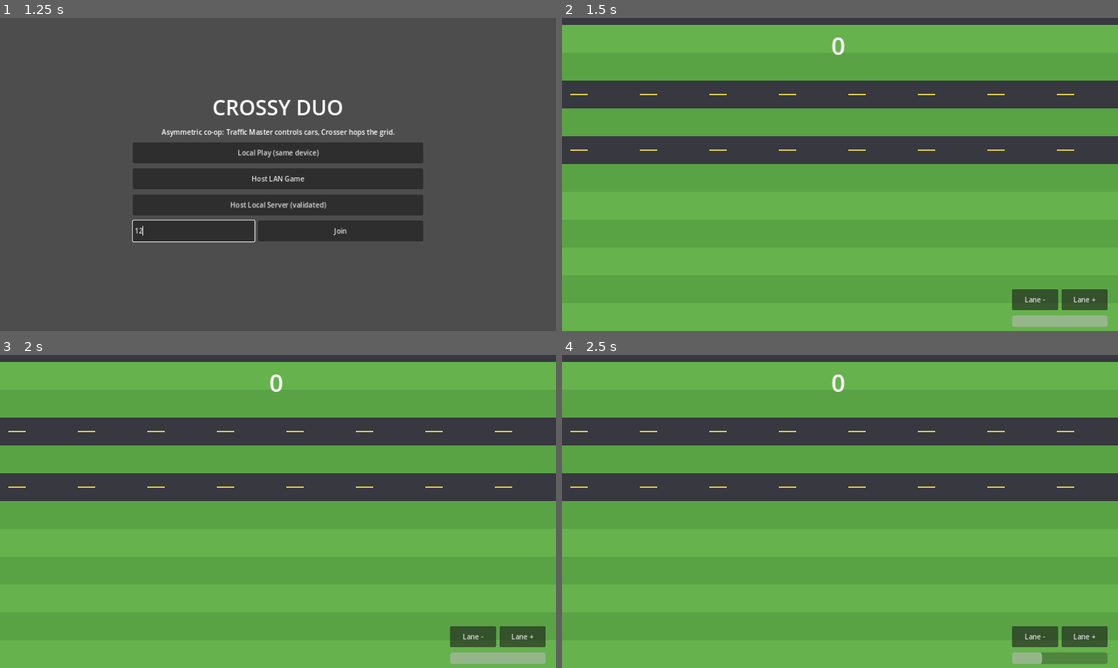
Above: before the commit, frames 1-4 (two rows, left to right).
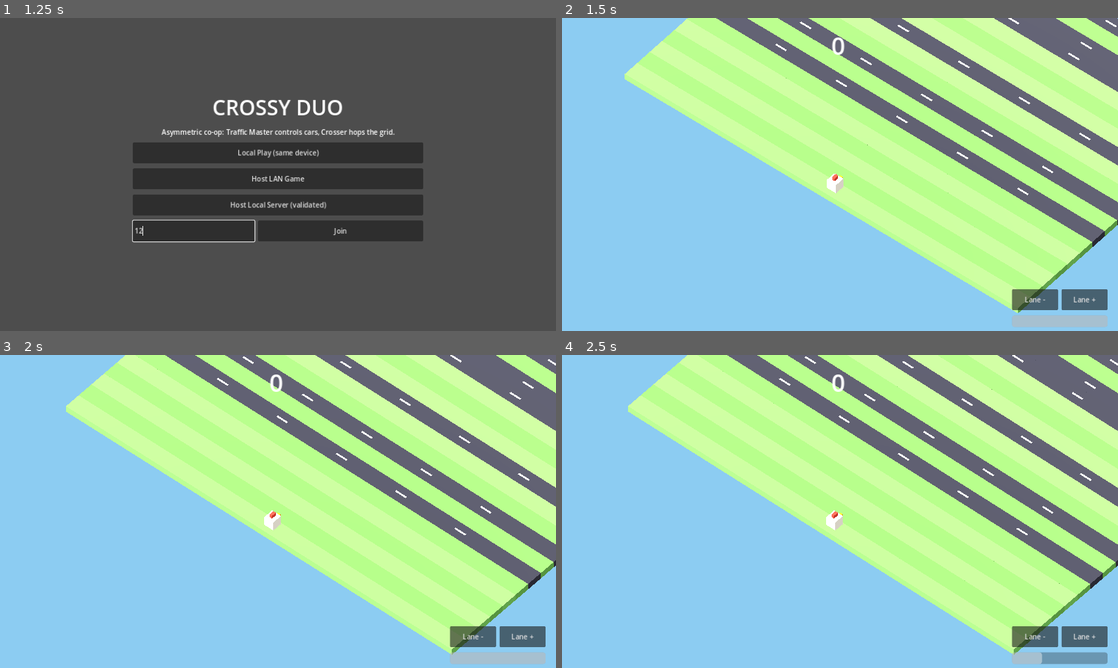
Above: after the commit, the same moments.

Repository: albertolicea00/CrossyDuo
Game: Godot game, scene res://scenes/main.tscn
Same seed, same stepped clock (60 frames per second), same inputs: the game is played once before the commit and once after it.
Inputs (mouse positions are in pixels of both pictures, inside the frame that each line leads up to):
- Up to frame 1 (1.25 s): click (194, 230) at 0.52 s; type "12" at 0.6 s
- Up to frame 2 (1.5 s): click "Local Play (same device)" at 1.25 s
- Up to frame 3 (2 s): no input
- Up to frame 4 (2.5 s): click "Lane -" at 2 s

Frame 1 is identical in both runs. In frame 2, 100% of the frame differs, in the area x 0-100%, y 0-100%; in frame 3, 100%; in frame 4, 100%.
Error after the commit: Invalid access to property or key 'position' on a base object of type 'Nil'. (res://scripts/game.gd:181)

Commit message:
refactor: migrate game world and entities to 3D with voxel-style rendering and orthographic camera

Diff:
--- a/scripts/crosser.gd
+++ b/scripts/crosser.gd
@@ -1,12 +1,13 @@
-## Player B character: hops across the grid one cell at a time.
-## Movement is tween-based (snappy Crossy Road feel). Only the authority
-## decides moves; on clients the node is positioned from synced state.
+## Player B character: hops across the grid one cell at a time, rendered as
+## a low-poly voxel chick (Crossy Road style 3D aesthetic, original art).
+## Movement is tween-based with a small jump arc. Only the authority decides
+## moves; on clients the node is positioned from synced state.
 class_name Crosser
-extends Node2D
+extends Node3D
 
-const CELL := 64
 const COLS := 20
-const HOP_TIME := 0.12
+const HOP_TIME := 0.14
+const HOP_ARC := 0.45  # peak height of the hop, in world units
 
 signal hopped(row: int)
 
@@ -16,57 +17,58 @@
 var alive := true
 
 
-## Row index -> world Y of the row center. Row 0 sits near the bottom of the
-## start view; rows grow upward (decreasing Y) as the Crosser advances.
-static func row_to_y(r: int) -> float:
-	return 688.0 - float(r) * CELL
+## Grid -> world mapping. One cell = one world unit. Forward is -Z, so row r
+## sits at z = -r; columns are centered on x = 0.
+static func col_to_x(c: int) -> float:
+	return float(c) - COLS / 2.0 + 0.5
 
 
-static func col_to_x(c: int) -> float:
-	return float(c) * CELL + CELL / 2.0
+static func row_to_z(r: int) -> float:
+	return -float(r)
 
 
 func _ready() -> void:
-	# Visual: flat cartoon chick (original code-drawn art, no assets).
-	var body := Polygon2D.new()
-	body.polygon = _circle(20.0, 16)
-	body.color = Color(0.98, 0.9, 0.5)
-	add_child(body)
-	var beak := Polygon2D.new()
-	beak.polygon = PackedVector2Array([Vector2(14, -4), Vector2(26, 0), Vector2(14, 4)])
-	beak.color = Color(0.9, 0.5, 0.15)
-	add_child(beak)
-	var eye := Polygon2D.new()
-	eye.polygon = _circle(3.5, 8)
-	eye.color = Color(0.12, 0.12, 0.12)
-	eye.position = Vector2(8, -8)
-	add_child(eye)
-	position = Vector2(col_to_x(col), row_to_y(row))
+	# Voxel chick built from flat-colored boxes (no textures, mobile friendly).
+	_add_box(Vector3(0.6, 0.6, 0.6), Vector3(0, 0.5, 0), Color(0.98, 0.96, 0.9))   # body
+	_add_box(Vector3(0.16, 0.2, 0.3), Vector3(0, 0.92, 0), Color(0.9, 0.25, 0.2))  # comb
+	_add_box(Vector3(0.16, 0.12, 0.24), Vector3(0, 0.55, -0.4), Color(1.0, 0.6, 0.1))  # beak
+	_add_box(Vector3(0.1, 0.1, 0.05), Vector3(0.18, 0.66, -0.31), Color(0.1, 0.1, 0.1))  # eye L
+	_add_box(Vector3(0.1, 0.1, 0.05), Vector3(-0.18, 0.66, -0.31), Color(0.1, 0.1, 0.1)) # eye R
+	position = Vector3(col_to_x(col), 0, row_to_z(row))
 
 
-static func _circle(radius: float, segments: int) -> PackedVector2Array:
-	var points := PackedVector2Array()
-	for i in segments:
-		var angle := TAU * float(i) / float(segments)
-		points.append(Vector2(cos(angle), sin(angle)) * radius)
-	return points
+func _add_box(size: Vector3, pos: Vector3, color: Color) -> void:
+	var mesh_instance := MeshInstance3D.new()
+	var box := BoxMesh.new()
+	box.size = size
+	mesh_instance.mesh = box
+	var mat := StandardMaterial3D.new()
+	mat.albedo_color = color
+	mesh_instance.material_override = mat
+	mesh_instance.position = pos
+	add_child(mesh_instance)
 
 
-## Attempt a one-cell hop. `dir` uses grid coordinates: (0, 1) = forward (up).
+## Attempt a one-cell hop. `dir` uses grid coordinates: (0, 1) = forward.
 ## Returns true when the hop was accepted (used by the game for scoring).
 func try_move(dir: Vector2i) -> bool:
 	if not alive or moving:
 		return false
 	var new_col := clampi(col + dir.x, 0, COLS - 1)
-	var new_row := maxi(row + dir.y, 0)  # never below the starting row
+	var new_row := maxi(row + dir.y, 0)  # never behind the starting row
 	if new_col == col and new_row == row:
 		return false
 	col = new_col
 	row = new_row
 	moving = true
+	var start := position
+	var target := Vector3(col_to_x(col), 0, row_to_z(row))
+	# Lerp with a sine arc on Y for the classic hop feel.
 	var tween := create_tween()
-	tween.tween_property(self, "position",
-		Vector2(col_to_x(col), row_to_y(row)), HOP_TIME)
+	tween.tween_method(
+		func(t: float) -> void:
+			position = start.lerp(target, t) + Vector3(0, sin(t * PI) * HOP_ARC, 0),
+		0.0, 1.0, HOP_TIME)
 	tween.tween_callback(func() -> void:
 		moving = false
 		hopped.emit(row))
@@ -78,4 +80,4 @@
 	row = 0
 	moving = false
 	alive = true
-	position = Vector2(col_to_x(col), row_to_y(row))
+	position = Vector3(col_to_x(col), 0, row_to_z(row))
--- a/scripts/game.gd
+++ b/scripts/game.gd
@@ -1,28 +1,33 @@
-## Crossy Duo game world. See AGENTS.md for the full spec.
+## Crossy Duo game world — 3D voxel aesthetic (Crossy Road style).
+## See AGENTS.md for the full spec.
 ##
 ## Authority model:
 ##   - LOCAL / HOST: this node generates rows, moves cars, checks collisions.
 ##   - CLIENT: renders synced state and forwards Traffic Master requests.
 ## Role assignment in network modes: host = Crosser, client = Traffic Master
 ## (the Crosser needs zero input latency, so it always runs on the host).
-extends Node2D
-
-const VIEW := Vector2(1280, 720)
-const CELL := 64
+##
+## World layout: one grid cell = one world unit. Forward is -Z (row r at
+## z = -r); 20 columns centered on x = 0. An angled orthographic camera
+## gives the classic isometric voxel look.
+extends Node3D
+
+const VIEW := Vector2(1280, 720)        # HUD design size
 const COLS := 20
-const CAR_SIZE := Vector2(96, 40)
-const CAR_HIT_DIST := 60.0      # |car.x - crosser.x| below this = collision
-const ROWS_AHEAD := 14          # generate this many rows above the Crosser
-const ROWS_BEHIND := 8          # free rows this far below the Crosser
-const MIN_LANE_SPEED := 40.0
-const MAX_LANE_SPEED := 280.0
-const SPEED_STEP := 40.0
+const CAR_HIT_DIST := 0.9               # |car.x - crosser.x| below this = hit
+const ROWS_AHEAD := 18                  # generate this many rows ahead
+const ROWS_BEHIND := 8                  # free rows this far behind
+const MIN_LANE_SPEED := 1.0
+const MAX_LANE_SPEED := 7.0
+const SPEED_STEP := 1.0
+const CAR_DESPAWN_X := 13.0
+const CAMERA_OFFSET := Vector3(6.0, 10.0, 7.0)
 
 signal exited
 
 var crosser: Crosser
 var traffic: TrafficMaster
-var camera: Camera2D
+var camera: Camera3D
 
 ## Row registry: row index -> { type, dir, speed, node, spawn_t }.
 ## On clients spawn_t is unused (the host owns all car spawning).
@@ -30,7 +35,7 @@
 var top_generated := -1
 var consecutive_roads := 0
 
-## Cars: id -> Node2D (visual). Authoritative kinematics: id -> { row, x }.
+## Cars: id -> Node3D (visual). Authoritative kinematics: id -> { row, x }.
 var cars := {}
 var car_state := {}
 var next_car_id := 0
@@ -52,29 +57,38 @@
 
 
 func _ready() -> void:
-	_build_world()
+	_build_environment()
 	_build_players()
 	_build_hud()
 	if Net.is_authority():
 		_ensure_rows()
 
 
-# --- Scene construction (all original code-drawn art) ----------------------
-
-func _build_world() -> void:
-	# Backdrop behind generated rows (visible at the screen edges).
-	var backdrop := ColorRect.new()
-	backdrop.color = Color(0.18, 0.35, 0.2)
-	backdrop.size = Vector2(VIEW.x, 40000.0)
-	backdrop.position = Vector2(0, -38000.0)
-	add_child(backdrop)
-
-	camera = Camera2D.new()
-	camera.position = Vector2(VIEW.x / 2.0, 360.0)
-	camera.position_smoothing_enabled = true
-	camera.position_smoothing_speed = 6.0
+# --- Scene construction (all original low-poly code-built art) --------------
+
+func _build_environment() -> void:
+	var env := WorldEnvironment.new()
+	var environment := Environment.new()
+	environment.background_mode = Environment.BG_COLOR
+	environment.background_color = Color(0.55, 0.8, 0.95)  # flat sky
+	environment.ambient_light_source = Environment.AMBIENT_SOURCE_COLOR
+	environment.ambient_light_color = Color(1, 1, 1)
+	environment.ambient_light_energy = 0.7
+	env.environment = environment
+	add_child(env)
+
+	var light := DirectionalLight3D.new()
+	light.rotation_degrees = Vector3(-55, -35, 0)
+	light.shadow_enabled = true
+	add_child(light)
+
+	# Angled orthographic camera = classic voxel/isometric look.
+	camera = Camera3D.new()
+	camera.projection = Camera3D.PROJECTION_ORTHOGONAL
+	camera.size = 16.0
 	add_child(camera)
-	camera.make_current()
+	camera.current = true
+	_update_camera(true)
 
 
 func _build_players() -> void:
@@ -153,7 +167,24 @@
 	over_box.add_child(quit)
 
 
-# --- Row generation ---------------------------------------------------------
+func _flat_material(color: Color) -> StandardMaterial3D:
+	var mat := StandardMaterial3D.new()
+	mat.albedo_color = color
+	return mat
+
+
+# --- Camera -------------------------------------------------------------------
+
+func _update_camera(snap: bool) -> void:
+	# Follow the Crosser along the track; keep the angled offset fixed so the
+	# isometric framing never rotates.
+	var focus := Vector3(0, 0, crosser.position.z - 1.0)
+	var target := focus + CAMERA_OFFSET
+	camera.position = target if snap else camera.position.lerp(target, 0.12)
+	camera.look_at(focus)
+
+
+# --- Row generation -------------------------------------------------------------
 
 func _ensure_rows() -> void:
 	# Generate terrain ahead of the Crosser. Authority only; replicated
@@ -170,7 +201,7 @@
 		else:
 			consecutive_roads = 0
 		var dir := 1 if randf() < 0.5 else -1
-		var speed := randf_range(70.0, 190.0)
+		var speed := randf_range(1.5, 4.5)
 		_add_row(r, type, dir, speed)
 		if Net.mode == Net.Mode.HOST:
 			_add_row_remote.rpc(r, type, dir, speed)
@@ -178,25 +209,30 @@
 
 
 func _add_row(r: int, type: String, dir: int, speed: float) -> void:
-	var visual := ColorRect.new()
-	visual.size = Vector2(VIEW.x, CELL)
-	visual.position = Vector2(0, Crosser.row_to_y(r) - CELL / 2.0)
+	# One flat box strip per row; grass alternates greens, roads are dark
+	# asphalt with white dashes. All flat colors (voxel look, no textures).
+	var strip := MeshInstance3D.new()
+	var box := BoxMesh.new()
+	box.size = Vector3(COLS + 6.0, 0.4, 1.0)
+	strip.mesh = box
 	if type == "road":
-		visual.color = Color(0.22, 0.22, 0.25)
-		# Dashed center line for the road look.
-		for i in 8:
-			var dash := ColorRect.new()
-			dash.color = Color(0.85, 0.8, 0.3)
-			dash.size = Vector2(40, 4)
-			dash.position = Vector2(20 + i * 160, CELL / 2.0 - 2)
-			visual.add_child(dash)
+		strip.material_override = _flat_material(Color(0.2, 0.2, 0.24))
+		for i in 5:
+			var dash := MeshInstance3D.new()
+			var dash_box := BoxMesh.new()
+			dash_box.size = Vector3(0.7, 0.02, 0.1)
+			dash.mesh = dash_box
+			dash.material_override = _flat_material(Color(0.95, 0.95, 0.9))
+			dash.position = Vector3(-8.0 + i * 4.0, 0.21, 0)
+			strip.add_child(dash)
 	else:
-		# Alternate two greens so grass rows read as separate cells.
-		visual.color = Color(0.4, 0.7, 0.3) if r % 2 == 0 else Color(0.35, 0.64, 0.27)
-	add_child(visual)
+		strip.material_override = _flat_material(
+			Color(0.45, 0.75, 0.35) if r % 2 == 0 else Color(0.4, 0.68, 0.3))
+	strip.position = Vector3(0, -0.2, Crosser.row_to_z(r))
+	add_child(strip)
 	rows[r] = {
 		"type": type, "dir": dir, "speed": speed,
-		"node": visual, "spawn_t": randf_range(1.0, 3.0),
+		"node": strip, "spawn_t": randf_range(1.0, 3.0),
 	}
 
 
@@ -212,7 +248,7 @@
 			rows.erase(r)
 
 
-# --- Crosser input ----------------------------------------------------------
+# --- Crosser input ----------------------------------------------------------------
 
 func _unhandled_input(event: InputEvent) -> void:
 	if not playing or Net.mode == Net.Mode.CLIENT:
@@ -254,7 +290,7 @@
 	elif absf(delta.x) > absf(delta.y):
 		_hop(Vector2i(1 if delta.x > 0.0 else -1, 0))
 	else:
-		# Screen Y grows downward; row index grows upward.
+		# Screen Y grows downward; forward is up on screen.
 		_hop(Vector2i(0, 1 if delta.y < 0.0 else -1))
 
 
@@ -264,12 +300,16 @@
 		score_label.text = str(score)
 
 
-# --- Traffic Master ---------------------------------------------------------
+# --- Traffic Master -----------------------------------------------------------------
 
 func _on_lane_tapped(screen_pos: Vector2) -> void:
-	# Convert the tap into a row index using the camera transform.
-	var world: Vector2 = get_viewport().get_canvas_transform().affine_inverse() * screen_pos
-	var r := roundi((688.0 - world.y) / float(CELL))
+	# Project the tap onto the ground plane (y = 0) to find the tapped row.
+	var origin := camera.project_ray_origin(screen_pos)
+	var direction := camera.project_ray_normal(screen_pos)
+	var hit = Plane(Vector3.UP, 0.0).intersects_ray(origin, direction)
+	if hit == null:
+		return
+	var r := roundi(-(hit as Vector3).z)
 	if Net.mode == Net.Mode.CLIENT:
 		_request_spawn_car.rpc_id(1, r)
 	else:
@@ -330,34 +370,36 @@
 		rows[r]["speed"] = speed
 
 
-# --- Cars -------------------------------------------------------------------
+# --- Cars ------------------------------------------------------------------------------
 
 func _spawn_car(r: int) -> void:
 	# Authority only: cars enter from the edge the lane direction points from.
 	var id := next_car_id
 	next_car_id += 1
 	var dir: int = rows[r]["dir"]
-	var x := -CAR_SIZE.x if dir > 0 else VIEW.x + CAR_SIZE.x
+	var x := -CAR_DESPAWN_X if dir > 0 else CAR_DESPAWN_X
 	car_state[id] = {"row": r, "x": x}
 	_make_car_visual(id, r, x)
 
 
 func _make_car_visual(id: int, r: int, x: float) -> void:
-	var car := Node2D.new()
-	var body := Polygon2D.new()
-	var half := CAR_SIZE / 2.0
-	body.polygon = PackedVector2Array([
-		Vector2(-half.x, -half.y), Vector2(half.x, -half.y),
-		Vector2(half.x, half.y), Vector2(-half.x, half.y)])
-	# Random flat color per car for a playful cartoon look.
-	body.color = Color.from_hsv(randf(), 0.65, 0.85)
+	# Low-poly voxel car: colored body box + lighter cabin box.
+	var car := Node3D.new()
+	var body := MeshInstance3D.new()
+	var body_box := BoxMesh.new()
+	body_box.size = Vector3(1.6, 0.5, 0.8)
+	body.mesh = body_box
+	body.material_override = _flat_material(Color.from_hsv(randf(), 0.65, 0.85))
+	body.position = Vector3(0, 0.45, 0)
 	car.add_child(body)
-	var roof := Polygon2D.new()
-	roof.polygon = PackedVector2Array([
-		Vector2(-24, -14), Vector2(24, -14), Vector2(24, 14), Vector2(-24, 14)])
-	roof.color = Color(0.85, 0.9, 0.95)
-	car.add_child(roof)
-	car.position = Vector2(x, Crosser.row_to_y(r))
+	var cabin := MeshInstance3D.new()
+	var cabin_box := BoxMesh.new()
+	cabin_box.size = Vector3(0.7, 0.35, 0.7)
+	cabin.mesh = cabin_box
+	cabin.material_override = _flat_material(Color(0.85, 0.92, 0.95))
+	cabin.position = Vector3(0, 0.85, 0)
+	car.add_child(cabin)
+	car.position = Vector3(x, 0, Crosser.row_to_z(r))
 	add_child(car)
 	cars[id] = car
 
@@ -369,20 +411,19 @@
 	car_state.erase(id)
 
 
-# --- Simulation -------------------------------------------------------------
+# --- Simulation --------------------------------------------------------------------------
 
 func _physics_process(delta: float) -> void:
 	remote_cooldown = maxf(remote_cooldown - delta, 0.0)
 	cooldown_bar.value = (1.0 - traffic.cooldown_left / TrafficMaster.SPAWN_COOLDOWN) * 100.0
-	# Camera follows the Crosser upward but never below the start view.
-	camera.position = Vector2(VIEW.x / 2.0, minf(crosser.position.y - 100.0, 360.0))
+	_update_camera(false)
 	if not playing or Net.mode == Net.Mode.CLIENT:
 		return
 
 	_ensure_rows()
 
-	# Ambient traffic: each visible road lane spawns cars on its own timer,
-	# on top of whatever the Traffic Master adds manually.
+	# Ambient traffic: each road lane spawns cars on its own timer, on top
+	# of whatever the Traffic Master adds manually.
 	for r in rows:
 		if rows[r]["type"] != "road":
 			continue
@@ -401,10 +442,10 @@
 			continue
 		state["x"] += float(rows[r]["dir"]) * float(rows[r]["speed"]) * delta
 		cars[id].position.x = state["x"]
-		if state["x"] < -150.0 or state["x"] > VIEW.x + 150.0:
+		if absf(state["x"]) > CAR_DESPAWN_X:
 			dead_cars.append(id)
 			continue
-		# Collision: same row and horizontally overlapping the Crosser.
+		# Collision: same row and laterally overlapping the Crosser.
 		if crosser.alive and r == crosser.row \
 				and absf(state["x"] - crosser.position.x) < CAR_HIT_DIST:
 			crosser.alive = false
@@ -429,7 +470,7 @@
 
 
 @rpc("authority", "call_remote", "unreliable")
-func _sync(crosser_pos: Vector2, crosser_row: int, new_score: int,
+func _sync(crosser_pos: Vector3, crosser_row: int, new_score: int,
 		ids: PackedInt32Array, xs: PackedFloat32Array, rs: PackedInt32Array) -> void:
 	crosser.position = crosser_pos
 	crosser.row = crosser_row
@@ -443,14 +484,14 @@
 		seen[id] = true
 		if not cars.has(id):
 			_make_car_visual(id, rs[i], xs[i])
-		cars[id].position = Vector2(xs[i], Crosser.row_to_y(rs[i]))
+		cars[id].position = Vector3(xs[i], 0, Crosser.row_to_z(rs[i]))
 	for id in cars.keys():
 		if not seen.has(id):
 			_free_car(id)
 	_free_passed_rows()
 
 
-# --- Game over / restart ----------------------------------------------------
+# --- Game over / restart -------------------------------------------------------------
 
 func _on_crosser_died() -> void:
 	_show_game_over()
@@ -501,10 +542,10 @@
 	consecutive_roads = 0
 	selected_row = -1
 	crosser.reset()
-	camera.position = Vector2(VIEW.x / 2.0, 360.0)
 	score = 0
 	score_label.text = "0"
 	over_box.visible = false
 	playing = true
 	if Net.is_authority():
 		_ensure_rows()
+	_update_camera(true)
--- a/scripts/main.gd
+++ b/scripts/main.gd
@@ -8,7 +8,7 @@
 var menu: Control
 var status: Label
 var ip_edit: LineEdit
-var game: Node2D
+var game: Node3D  # the world is 3D (voxel Crossy Road aesthetic)
 
 
 func _ready() -> void:
